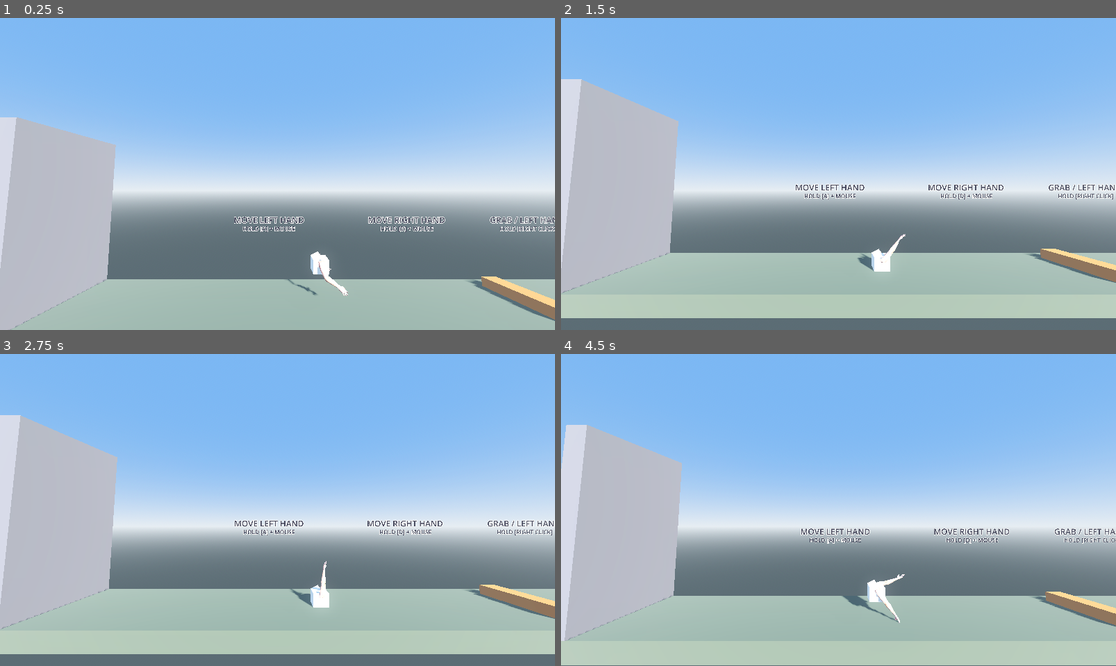
Above: before the commit, frames 1-4 (two rows, left to right).
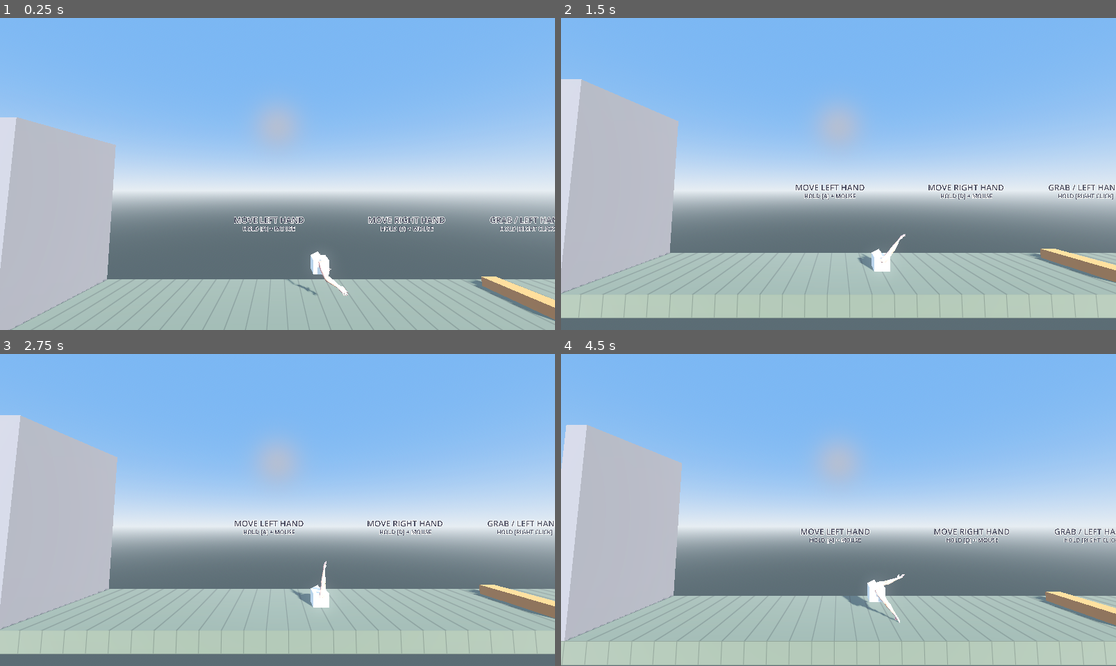
Above: after the commit, the same moments.

Repository: AnuragVinodh/arm-guy-game
Game: Godot game, scene res://scenes/levels/tutorial_level.tscn
Same seed, same stepped clock (60 frames per second), same inputs: the game is played once before the commit and once after it.
Inputs (mouse positions are in pixels of both pictures, inside the frame that each line leads up to):
- Up to frame 1 (0.25 s): no input
- Up to frame 2 (1.5 s): move the mouse to (960, 158) at 0.52 s; hold D 0.53-1.25 s; click (960, 158) at 0.67 s; drag from (727, 189) to (810, 236) at 1.27 s
- Up to frame 3 (2.75 s): tap Enter at 2 s; move the mouse to (333, 441) at 2.02 s; hold D from 2.03 s (still down)
- Up to frame 4 (4.5 s): release D at 2.75 s; tap R (restart) at 2.75 s; drag from (810, 572) to (672, 463) at 2.77 s; move the mouse to (1005, 556) at 3.52 s; hold A 3.53-4.25 s; drag from (672, 463) to (755, 432) at 4.27 s

The runs differ from the first frame. In frame 1, 0.7% of the frame differs, in the area x 1-100%, y 28-100%; in frame 2, 1.2%; in frame 3, 1.2%; in frame 4, 1.4%, in the area x 0-100%, y 28-100%.

Commit message:
Add grid floor, PBR material pass, and rim light to tutorial level
- World-space grid shader (grid_ground.gdshader) on ground/platforms for a
  readable sense of scale and horizontal speed as the player slides past.
- Roughness/metallic on level materials: matte ground/walls/obstacles,
  polished monkey bars, painted-steel frame.
- Cool rim/back light to silhouette the player against the sky.

Co-Authored-By: Claude Opus 4.8 <noreply@anthropic.com>

Diff:
--- /dev/null
+++ b/scenes/levels/grid_ground.gdshader
@@ -0,0 +1,27 @@
+shader_type spatial;
+// World-space grid for the ground/platforms. Lines are derived from world
+// position (not UVs) so they stay continuous and evenly spaced across the
+// separate ground boxes, which gives a readable sense of scale and horizontal
+// speed as the arm guy slides past. fwidth() keeps the lines ~1px regardless of
+// distance, so they never shimmer or thicken up close.
+
+uniform vec3 base_color : source_color = vec3(0.3, 0.35, 0.3);
+uniform vec3 line_color : source_color = vec3(0.19, 0.23, 0.2);
+uniform float grid_size = 1.0;
+uniform float roughness_val : hint_range(0.0, 1.0) = 0.95;
+
+varying vec3 world_pos;
+
+void vertex() {
+	world_pos = (MODEL_MATRIX * vec4(VERTEX, 1.0)).xyz;
+}
+
+void fragment() {
+	// Grid is drawn on the X-Y plane (the faces the side-on camera sees).
+	vec2 coord = world_pos.xy / grid_size;
+	vec2 g = abs(fract(coord - 0.5) - 0.5) / fwidth(coord);
+	float line = 1.0 - min(min(g.x, g.y), 1.0);
+	ALBEDO = mix(base_color, line_color, line);
+	ROUGHNESS = roughness_val;
+	METALLIC = 0.0;
+}
--- a/scenes/levels/tutorial_level.tscn
+++ b/scenes/levels/tutorial_level.tscn
@@ -1,8 +1,9 @@
-[gd_scene load_steps=43 format=3 uid="uid://dvrfbvsiu6dar"]
+[gd_scene load_steps=44 format=3 uid="uid://dvrfbvsiu6dar"]
 
 [ext_resource type="PackedScene" uid="uid://c6d78w18ffyso" path="res://scenes/player/player.tscn" id="1_player"]
 [ext_resource type="Script" uid="uid://ch1dfeu5u6ka7" path="res://scenes/camera_follow.gd" id="2_camera"]
 [ext_resource type="Script" uid="uid://641ut4p7y3ji" path="res://scenes/death_plane.gd" id="3_death"]
+[ext_resource type="Shader" path="res://scenes/levels/grid_ground.gdshader" id="4_grid"]
 
 [sub_resource type="ProceduralSkyMaterial" id="Sky_mat"]
 sky_top_color = Color(0.4, 0.58, 0.85, 1)
@@ -44,8 +45,12 @@
 adjustment_contrast = 1.06
 adjustment_saturation = 1.12
 
-[sub_resource type="StandardMaterial3D" id="Mat_ground"]
-albedo_color = Color(0.3, 0.35, 0.3, 1)
+[sub_resource type="ShaderMaterial" id="Mat_ground"]
+shader = ExtResource("4_grid")
+shader_parameter/base_color = Color(0.3, 0.35, 0.3, 1)
+shader_parameter/line_color = Color(0.19, 0.23, 0.2, 1)
+shader_parameter/grid_size = 1.0
+shader_parameter/roughness_val = 0.95
 
 [sub_resource type="BoxMesh" id="Box_B"]
 size = Vector3(57.5, 1, 6)
@@ -55,6 +60,8 @@
 
 [sub_resource type="StandardMaterial3D" id="Mat_wall"]
 albedo_color = Color(0.4, 0.4, 0.45, 1)
+roughness = 0.9
+metallic = 0.0
 
 [sub_resource type="BoxMesh" id="Box_A"]
 size = Vector3(1, 10, 6)
@@ -76,6 +83,7 @@
 
 [sub_resource type="StandardMaterial3D" id="Mat_pit"]
 albedo_color = Color(0.08, 0.08, 0.1, 1)
+roughness = 1.0
 
 [sub_resource type="BoxMesh" id="Box_M"]
 size = Vector3(14, 1, 8)
@@ -85,6 +93,8 @@
 
 [sub_resource type="StandardMaterial3D" id="Mat_obstacle"]
 albedo_color = Color(0.75, 0.45, 0.2, 1)
+roughness = 0.85
+metallic = 0.0
 
 [sub_resource type="BoxMesh" id="Box_C"]
 size = Vector3(1, 0.6, 4)
@@ -118,8 +128,8 @@
 
 [sub_resource type="StandardMaterial3D" id="Mat_bar"]
 albedo_color = Color(0.95, 0.8, 0.15, 1)
-metallic = 0.2
-roughness = 0.5
+metallic = 0.75
+roughness = 0.35
 
 [sub_resource type="CylinderMesh" id="Cyl_bar"]
 top_radius = 0.15
@@ -132,6 +142,8 @@
 
 [sub_resource type="StandardMaterial3D" id="Mat_frame"]
 albedo_color = Color(0.22, 0.22, 0.26, 1)
+metallic = 0.6
+roughness = 0.5
 
 [sub_resource type="BoxMesh" id="Box_K"]
 size = Vector3(12, 0.2, 0.2)
@@ -182,6 +194,12 @@
 light_color = Color(0.6, 0.7, 0.85, 1)
 light_energy = 0.35
 
+[node name="RimLight" type="DirectionalLight3D" parent="."]
+transform = Transform3D(1, 0, 0, 0, -0.9538, 0.3012, 0, -0.3012, -0.9538, 0, 10, -8)
+light_color = Color(0.82, 0.88, 1, 1)
+light_energy = 0.7
+light_specular = 1.0
+
 [node name="Terrain" type="Node3D" parent="."]
 
 [node name="StartGround" type="StaticBody3D" parent="Terrain"]
Not shown, added: scenes/levels/grid_ground.gdshader.uid
